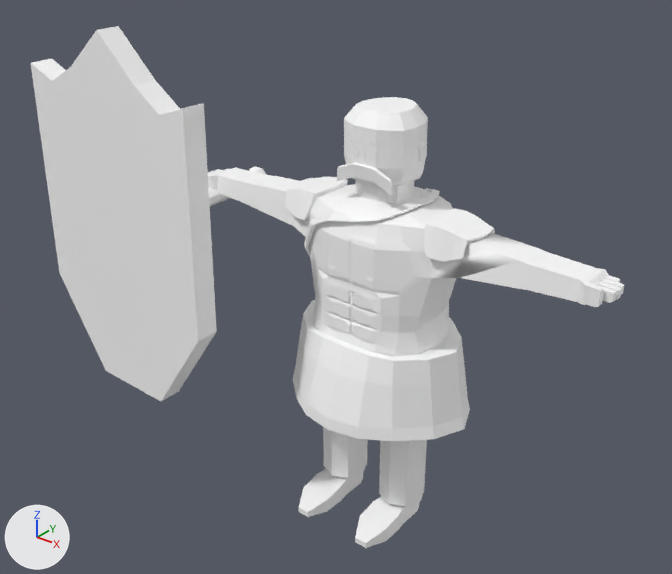
Renders of the glTF model figments-of-fuyan/assets/models/fof/cards/edmund_wulfstan.glb from each side of a commit.
The view is the same before and after, from a camera (50 mm lens) standing at (2.16, -3.07, 2.92) and looking at (-0.09, -0.25, 1.18). The axes (+X, +Y, +Z) are drawn at lower left. The lights are the same throughout. The picture after the commit comes second. Vertices at exactly the same position are counted once.

Objects in the first picture: 'FredericTheFearless'.
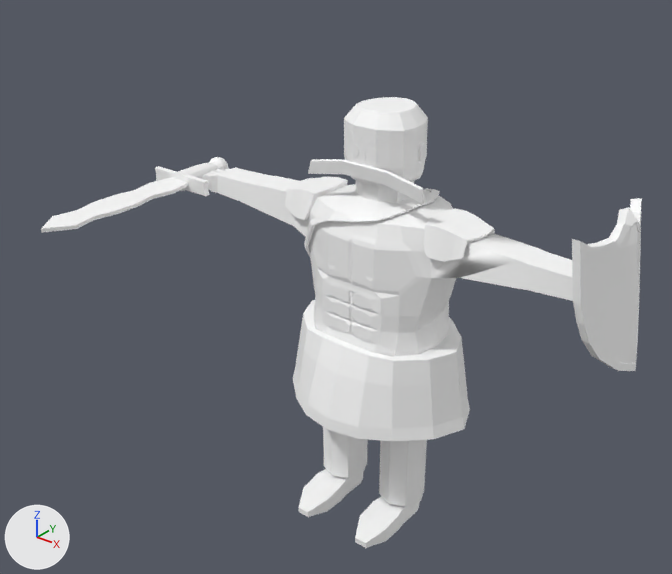
The change in detail:
me_cylinder_001 is used by ob_fredericthefearless; location (0.0, 0.0, 0.0).
me_cylinder_001 had 1673 vertices, 3335 faces and spanned x -1.43..1.07, y -0.72..0.33, z 0.0..2.23.
me_cylinder_001 now has 2272 vertices, 4521 faces and spans x -1.27..1.17, y -0.99..0.33, z 0.0..1.94.
me_cylinder_001 part 1: the loose piece of 16 vertices spanning x -0.14..0.15, y -0.19..-0.17, z 1.63..1.73 is scaled about its middle by (2.1, 1, 1).
me_cylinder_001 part 2: a new loose piece of 445 vertices spanning x 0.97..1.17, y -0.31..0.21, z 1.13..1.76, in mat_defaultmaterial.
me_cylinder_001 part 3: a new loose piece of 236 vertices spanning x -1.27..-0.92, y -0.2..0.09, z 1.36..1.47, in mat_defaultmaterial.
me_cylinder_001 part 4: a new loose piece of 48 vertices spanning x -1.18..-1.01, y -0.99..-0.2, z 1.4..1.43, in mat_defaultmaterial.
Part 5, on me_cylinder_001:
178 vertices are removed from x -1.43..-0.46, y -0.72..0.21, z 0.56..2.23.
352 faces are deleted.
Other edits to the shape of me_cylinder_001 do not show in these pictures.

Changed parts and their boxes [x1, y1, x2, y2] in the pictures (672 x 574 px; the box of a moved part takes in the faces that stretch with it):
'FredericTheFearless', reshaped (14% shorter): before [31, 26, 624, 548]; after [41, 97, 642, 548]
part 1 of me_cylinder_001, moved or reshaped: before [337, 162, 394, 196]; after [308, 159, 426, 204]
part 2 of me_cylinder_001, added: after [572, 199, 642, 371]
part 3 of me_cylinder_001, added: after [155, 157, 229, 196]
part 4 of me_cylinder_001, added: after [41, 178, 188, 233]
part 5 of me_cylinder_001, deleted: before [31, 26, 267, 401]
